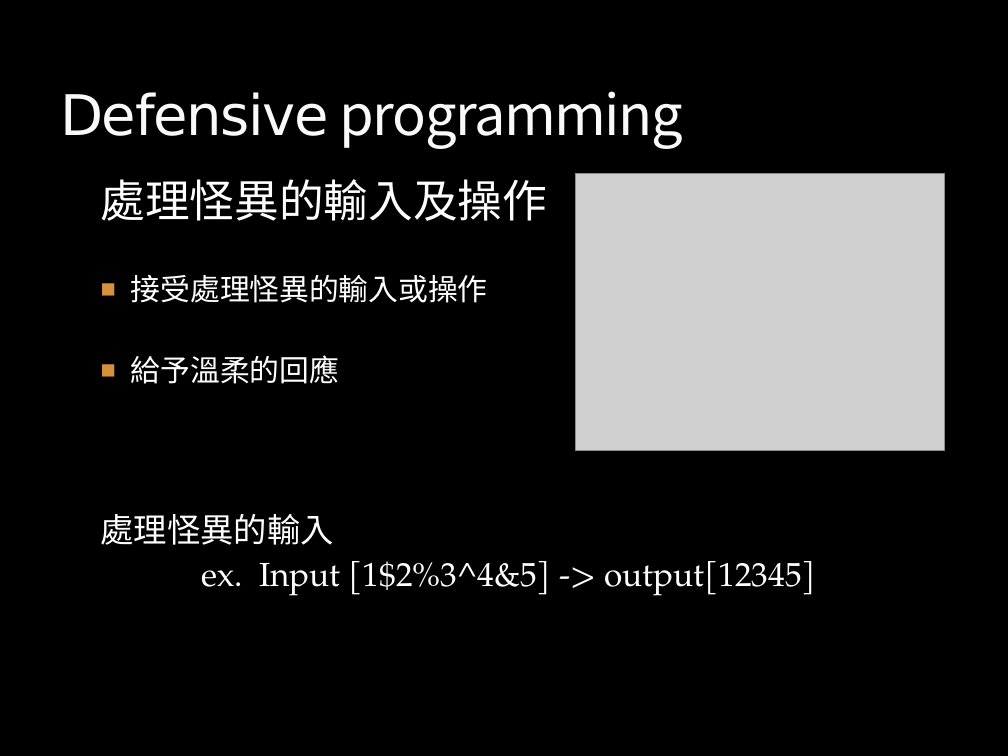
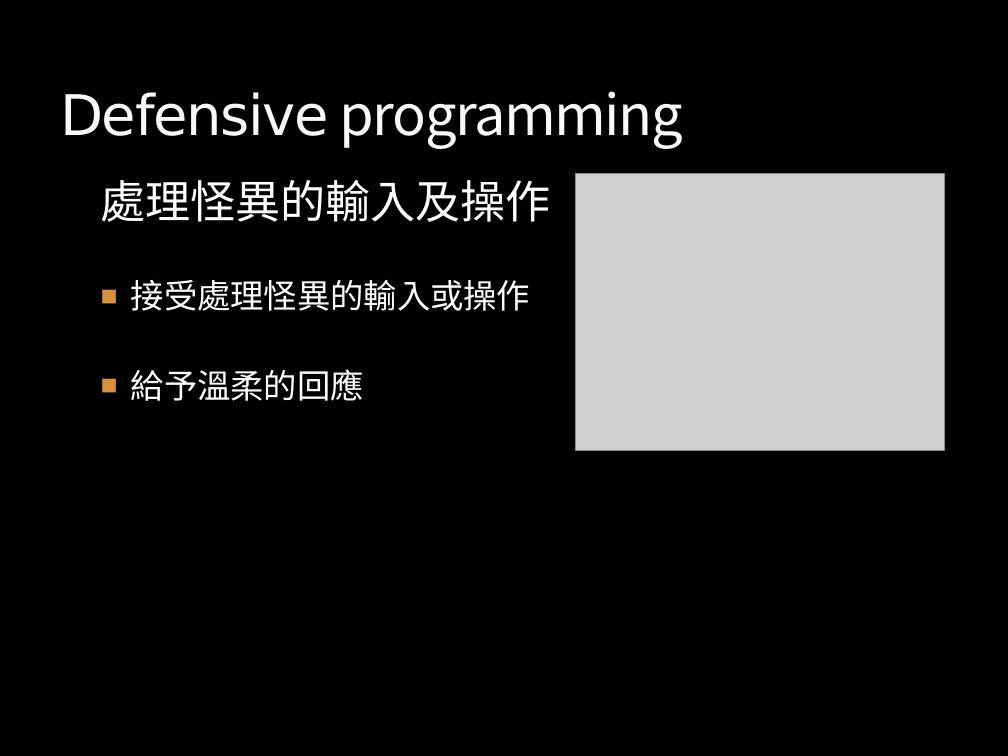
Before and after one commit to boris410/gitlab, a slide deck: slide 12 of 研一/作業二/defensive/Learning Defensive programming.pptx (slide 11 before the commit). Drawn at 1008x756 pixels with LibreOffice and Linux fonts; fonts in the diff are those of the drawing; grey boxes stand for pictures; background and template pictures are left out. Boxes give left, top, right and bottom in pixels: in the first picture for what was removed or moved away, otherwise in the second. Text is boxed around its words. In the diff, an @@ line names an element or a change of style, - is before the commit and + after.

```diff
--- a/研一/作業二/defensive/Learning Defensive programming.pptx
+++ b/研一/作業二/defensive/Learning Defensive programming.pptx
@@ text "處理怪異的輸入及操作" at (x1=101, y1=180, x2=551, y2=401): size 31.9 to 32.2 pt in "處理怪異的輸入及操作"; size 21.2 to 23.8 pt in "接受處理怪異的輸入或操作", "給予溫柔的回應" @@
@@ text at (x1=101, y1=514, x2=816, y2=596): paragraphs removed @@
-  處理怪異的輸入
-  ex. Input [1$2%3^4&5] -> output[12345]
```
Also in this commit, not shown: 6 other slides changed, 2 slides added, 1 slide removed, 6 other files.
